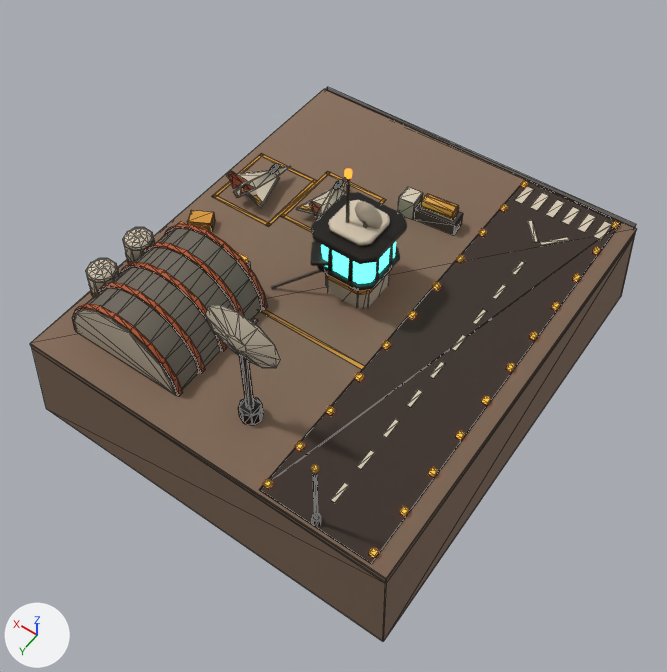
What one commit did to the glTF model public/assets/shared/sites/airfield-khepri.glb.
Rendered twice from a 50 mm lens placed at (-4.29, 6.54, 9.02), pointed at (-0.13, 0.7, -0.15). Every picture has the same lights, and +X, +Y and +Z are marked at lower left. The picture after the commit comes second. Mesh edges are drawn as thin lines on the coarser meshes. Vertices at exactly the same position are counted once.

Objects in the first picture: 'site_airfield_khepri_body', 'site_airfield_khepri_core', 'site_airfield_khepri_ruin'.
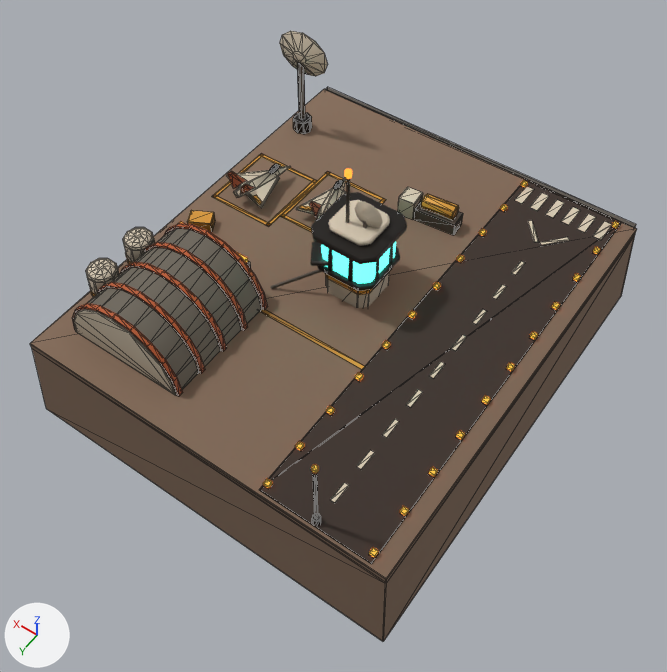
What differs and where, as boxes (x1, y1, x2, y2) in the pictures (667 x 672 px; the box of a moved part takes in the faces that stretch with it):
'site_airfield_khepri_body', reshaped (10% taller): before (30, 87, 637, 641); after (30, 31, 637, 641)
part 1 of me_site_airfield_khepri_body, moved or reshaped: before (205, 305, 280, 368); after (280, 31, 327, 76)
part 2 of me_site_airfield_khepri_body, moved or reshaped: before (239, 354, 254, 409); after (297, 62, 305, 119)
part 3 of me_site_airfield_khepri_body, moved or reshaped: before (238, 397, 263, 425); after (293, 113, 312, 134)

What the commit changed:
me_site_airfield_khepri_body is used by ob_site_airfield_khepri_body; location (0.0, 0.0, 0.0).
me_site_airfield_khepri_body had 1506 vertices, 2726 faces and spanned x -2.6..2.8, y -3.1..3.2, z -1.3..1.94.
me_site_airfield_khepri_body now has 1506 vertices, 2726 faces and spans x -2.6..2.81, y -3.1..3.2, z -1.3..1.68.
me_site_airfield_khepri_body part 1: the loose piece of 36 vertices spanning x -0.64..0.34, y 2.34..2.44, z 1.16..1.94 is scaled about its middle by (0.838, 0.998, 0.838), then moved by (2.55, -4.46, -0.2).
me_site_airfield_khepri_body part 2: the loose piece of 12 vertices spanning x -0.2..-0.1, y 2.31..2.39, z 0.3..1.45 is scaled about its middle by (1, 1, 0.826), then moved by (2.55, -4.4, -0.1).
me_site_airfield_khepri_body part 3: the loose piece of 48 vertices spanning x -0.29..-0.01, y 2.21..2.49, z 0.1..0.3 is moved by (2.55, -4.4, 0.0).
Other edits to the shape of me_site_airfield_khepri_body do not show in these pictures.
